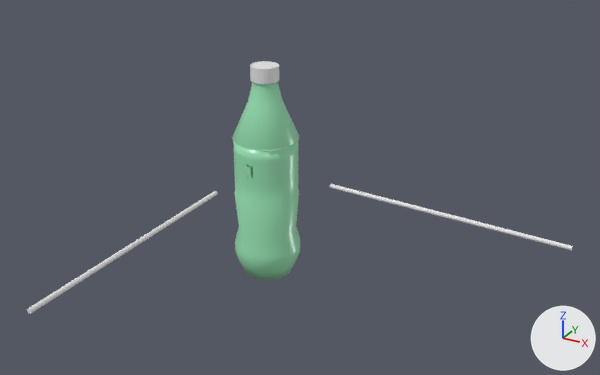
The glTF model birdfeeder-AR-assets/birdfeeder_green.glb, before and after one commit.
Rendered twice from a 50 mm lens placed at (8.39, -13.87, 6.73), pointed at (2.23, -2.68, 1.13). The axes (+X, +Y, +Z) are drawn at lower right. The lights are the same throughout. Where no turn or scale is listed for an object, it has been applied to the vertices.

Objects in the first picture: 'Cylinder', 'Cylinder.001', 'bottle', 'cap', 'flap', 'flap 2'.
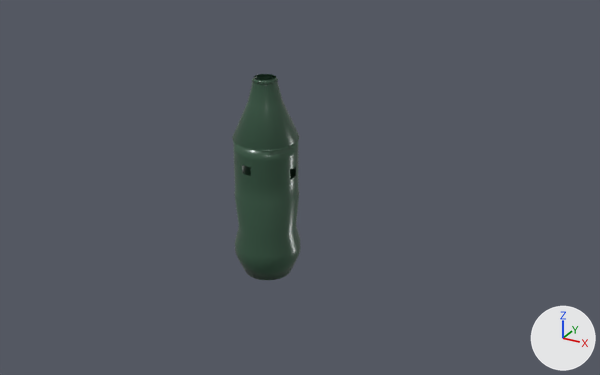
Boxes [x1, y1, x2, y2] around the edits, measured in the pictures (600 x 375 px):
```json
{"object": "bottle", "change": "recoloured", "before": [232, 74, 300, 280], "after": [232, 74, 300, 280]}
{"object": "Cylinder", "change": "deleted", "before": [27, 191, 218, 314]}
{"object": "Cylinder.001", "change": "deleted", "before": [330, 184, 573, 251]}
{"object": "cap", "change": "deleted", "before": [250, 61, 279, 84]}
{"object": "flap", "change": "deleted", "before": [242, 165, 253, 178]}
{"object": "flap 2", "change": "deleted", "before": [290, 164, 297, 179]}
```

Edits to the scene script, one JSON object a line:
```json
{"op": "set", "path": "mat_plastic.base_color", "old": "(0.329, 0.8, 0.477)", "new": "(0.0356, 0.0908, 0.0529)", "note": "green #9be7b8 -> dark green #355541"}
{"op": "remove", "block": "ob_cap", "code": ["ob_cap = bpy.data.objects.new('cap', me_cylinder_001)", "ob_cap.location = (-0.05, 0.0, 2.3)"]}
{"op": "remove", "block": "ob_cylinder", "code": ["ob_cylinder = bpy.data.objects.new('Cylinder', me_cylinder_002)", "ob_cylinder.location = (-0.1, -4.22, 0.19)"]}
{"op": "remove", "block": "ob_flap", "code": ["ob_flap = bpy.data.objects.new('flap', me_cylinder_003)", "ob_flap.location = (-0.04, 0.0, 0.13)"]}
{"op": "remove", "block": "ob_flap_2", "code": ["ob_flap_2 = bpy.data.objects.new('flap 2', me_cylinder_004)", "ob_flap_2.location = (-0.28, 0.02, 0.14)"]}
{"op": "remove", "block": "ob_cylinder_001", "code": ["ob_cylinder_001 = bpy.data.objects.new('Cylinder.001', me_cylinder_005)", "ob_cylinder_001.location = (3.87, 0.04, -0.14)"]}
```
